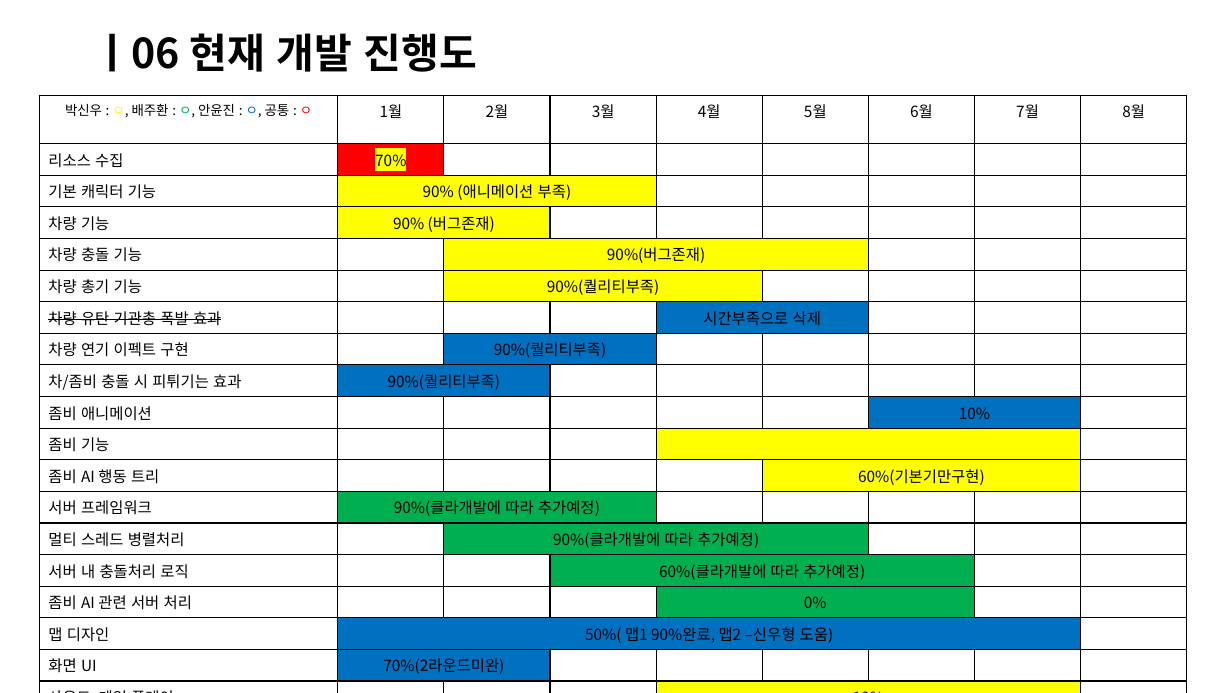
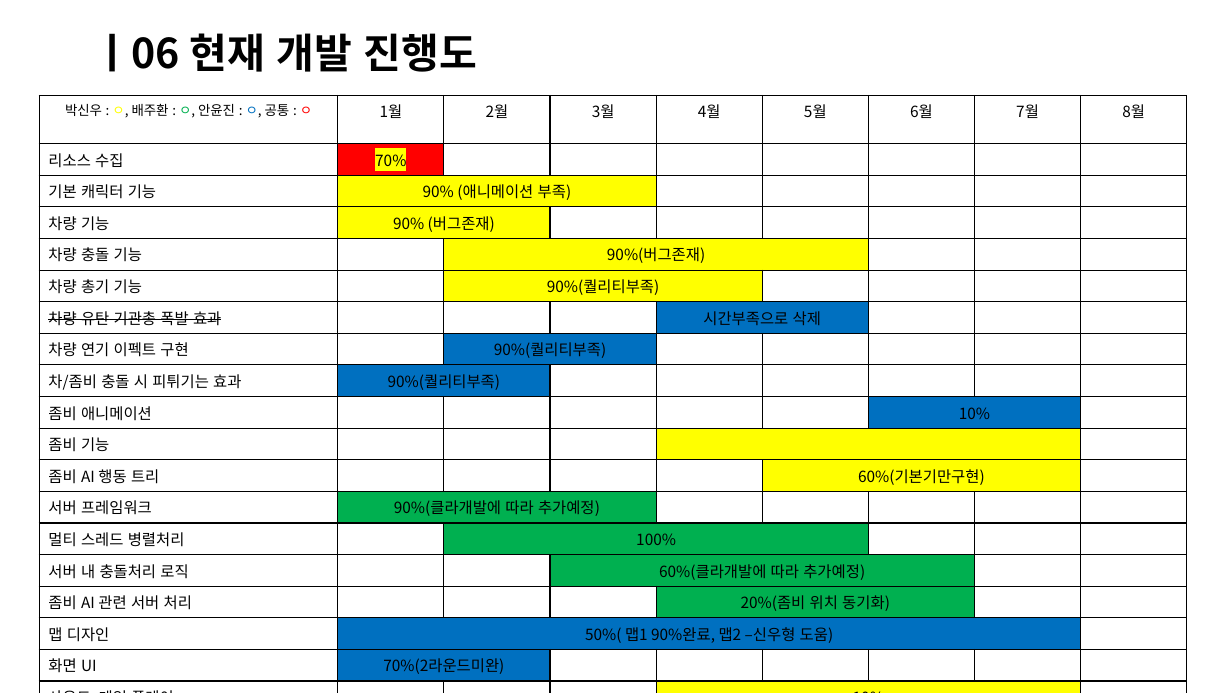
Before and after one commit to Bae-JuHwan/Meeting_Minutes, a slide deck: slide 16 of 제출용/감염_죽음의 도시_중간발표.pptx (slide 11 before the commit). Drawn at 1232x693 pixels with LibreOffice and Linux fonts; fonts in the diff are those of the drawing. Boxes give left, top, right and bottom in pixels: in the first picture for what was removed or moved away, otherwise in the second. Text is boxed around its words. In the diff, an @@ line names an element or a change of style, - is before the commit and + after.

Commit message:
서버 내용 추가

```diff
--- a/제출용/감염_죽음의 도시_중간발표.pptx
+++ b/제출용/감염_죽음의 도시_중간발표.pptx
@@ table at [39,95,1188,691] @@
-row 14, column 3: 90%(클라개발에 따라 추가예정)
+row 14, column 3: 100%
-row 16, column 5: 0%
+row 16, column 5: 20%(좀비 위치 동기화)
```
Also in this commit, not shown: 2 other slides changed, 9 slides added, 4 slides removed, 2 other files.
